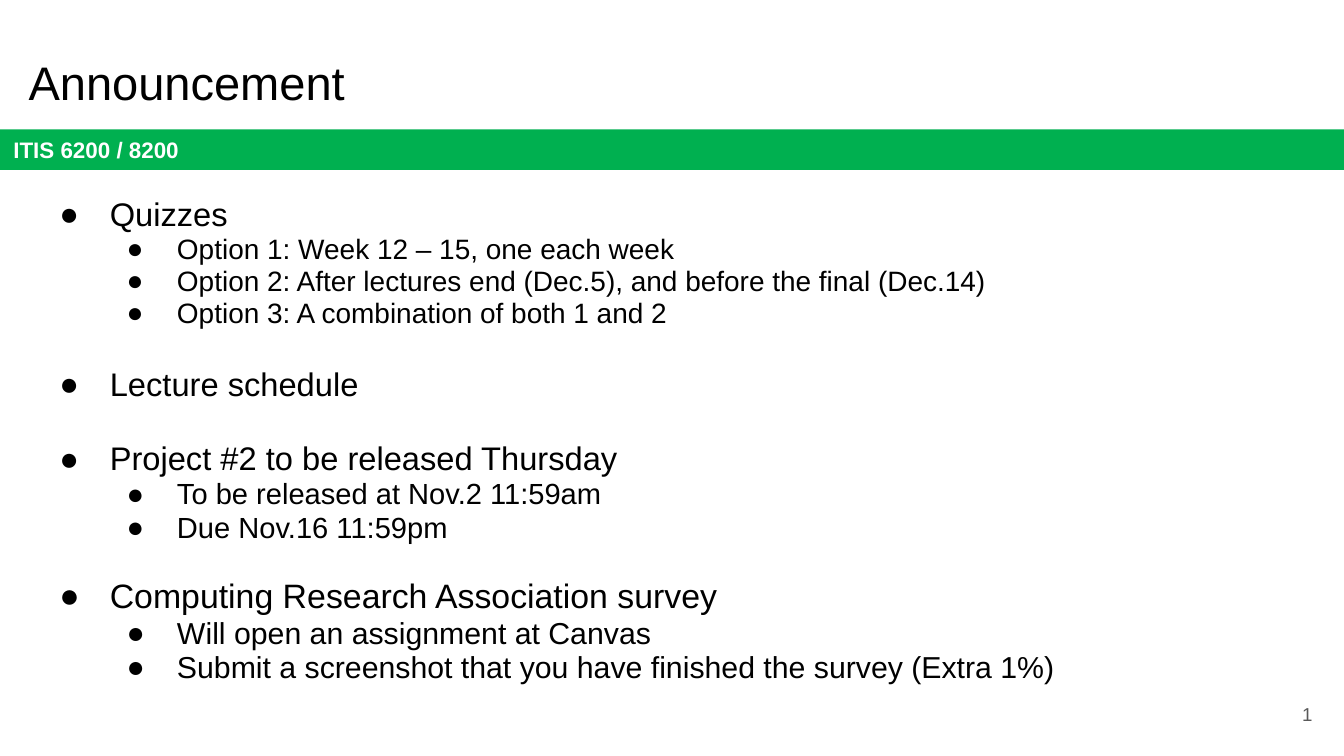
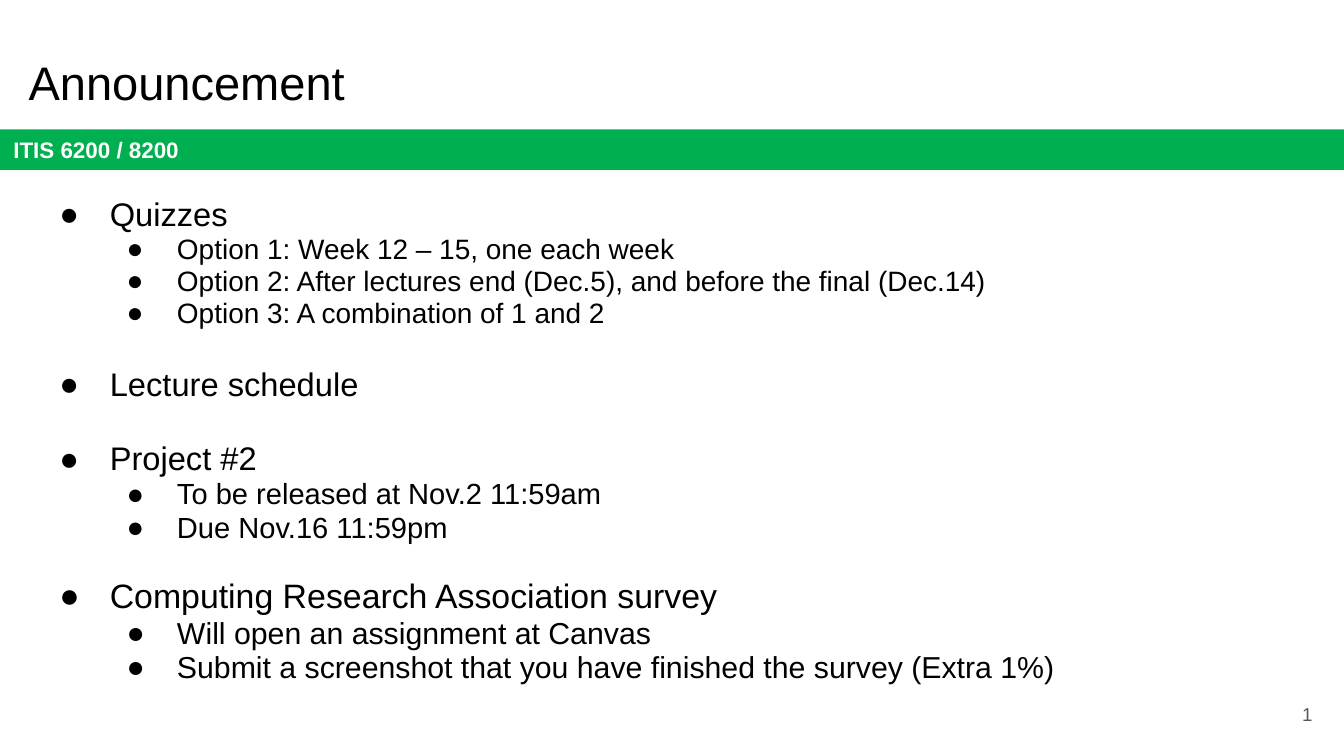
Before and after one commit to jx5c/github.io, a slide deck: slide 1 of teaching/ITIS6200/2023fa/lectures/lec15.ARP.pptx. Drawn at 1344x756 pixels with LibreOffice and Linux fonts; fonts in the diff are those of the drawing. Boxes give left, top, right and bottom in pixels: in the first picture for what was removed or moved away, otherwise in the second. Text is boxed around its words. In the diff, an @@ line names an element or a change of style, - is before the commit and + after.

```diff
--- a/teaching/ITIS6200/2023fa/lectures/lec15.ARP.pptx
+++ b/teaching/ITIS6200/2023fa/lectures/lec15.ARP.pptx
@@ text at (177, 302, 605, 328): text changed @@
-  ● Option 3: A combination of both 1 and 2
+  ● Option 3: A combination of 1 and 2
@@ text at (110, 446, 256, 476): text changed @@
-● Project #2 to be released Thursday
+● Project #2
```
Also in this commit, not shown: 7 other slides changed, 2 slides added, 10 other files.
